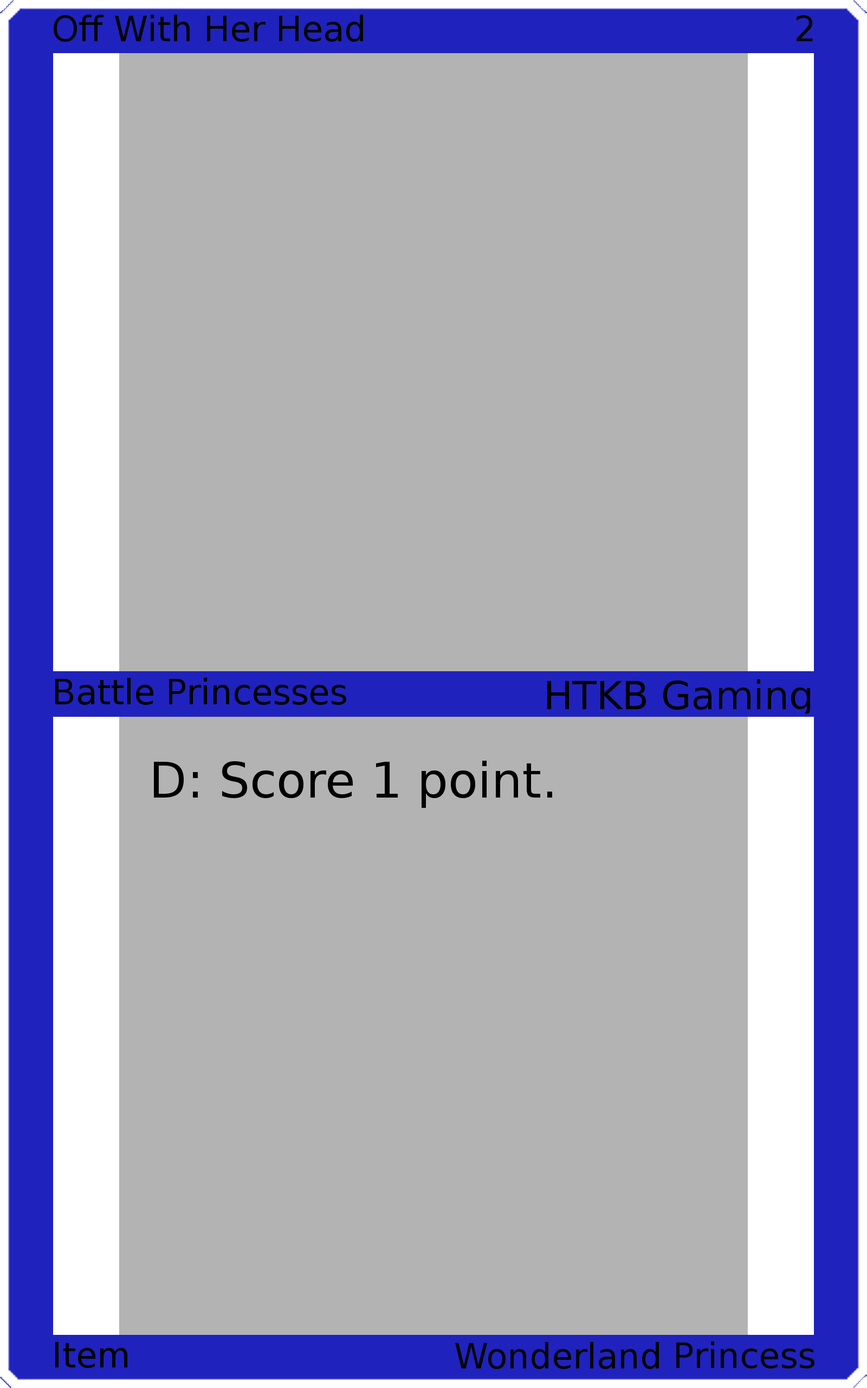
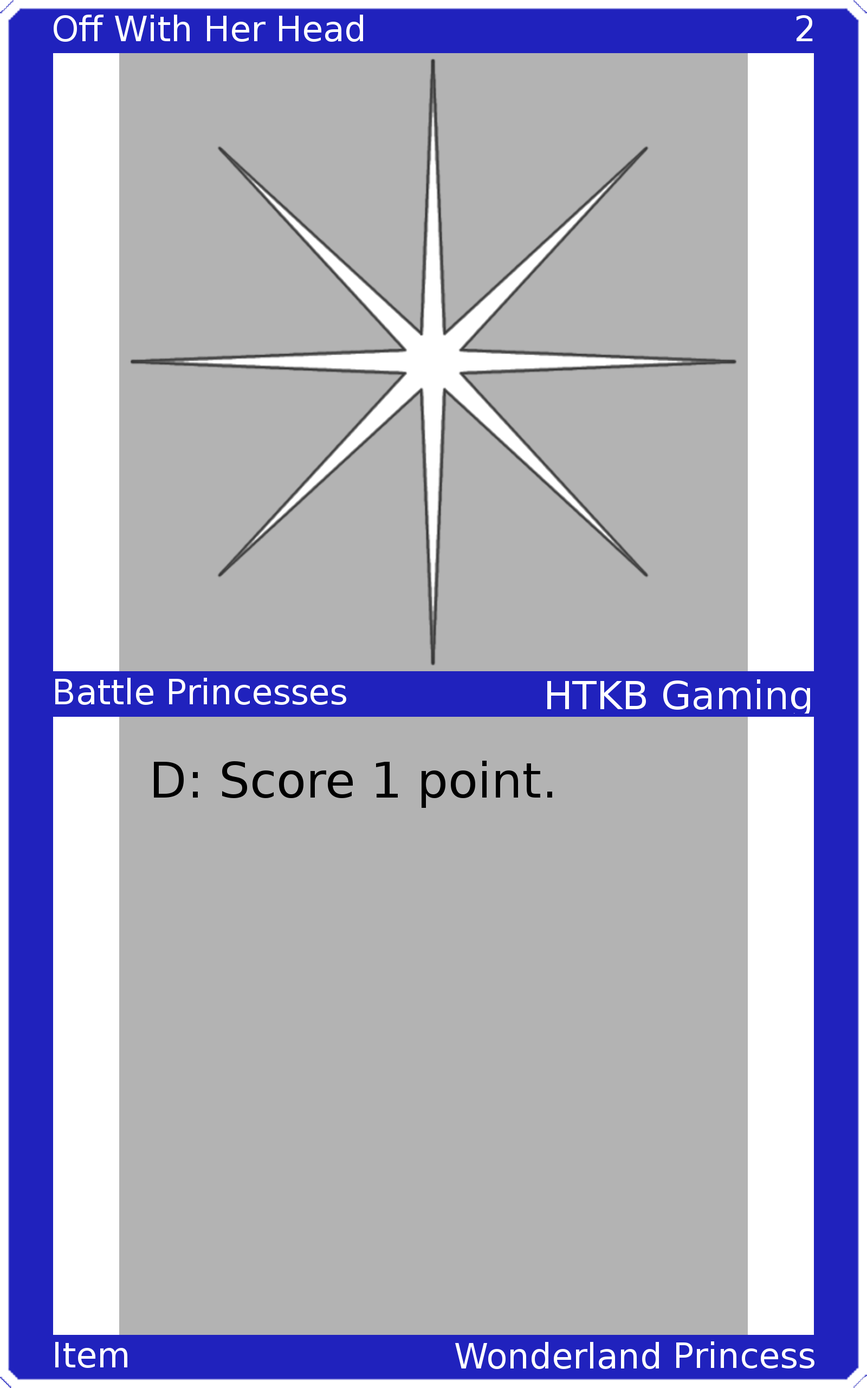
Layered file, before and after one edit (867 × 1388). Changes by layer:
painted on "Upper Left" over (x1=53, y1=14, x2=364, y2=42)
painted on "Upper Right" over (x1=796, y1=15, x2=814, y2=42)
painted on "Mid Left" over (x1=55, y1=677, x2=347, y2=705)
painted on "Mid Right" over (x1=547, y1=679, x2=811, y2=714)
painted on "Bottom Left" over (x1=55, y1=1341, x2=128, y2=1368)
painted on "Bottom Right" over (x1=455, y1=1340, x2=815, y2=1369)
added layer "Art" above "Top Background" over (x1=129, y1=57, x2=738, y2=666)
